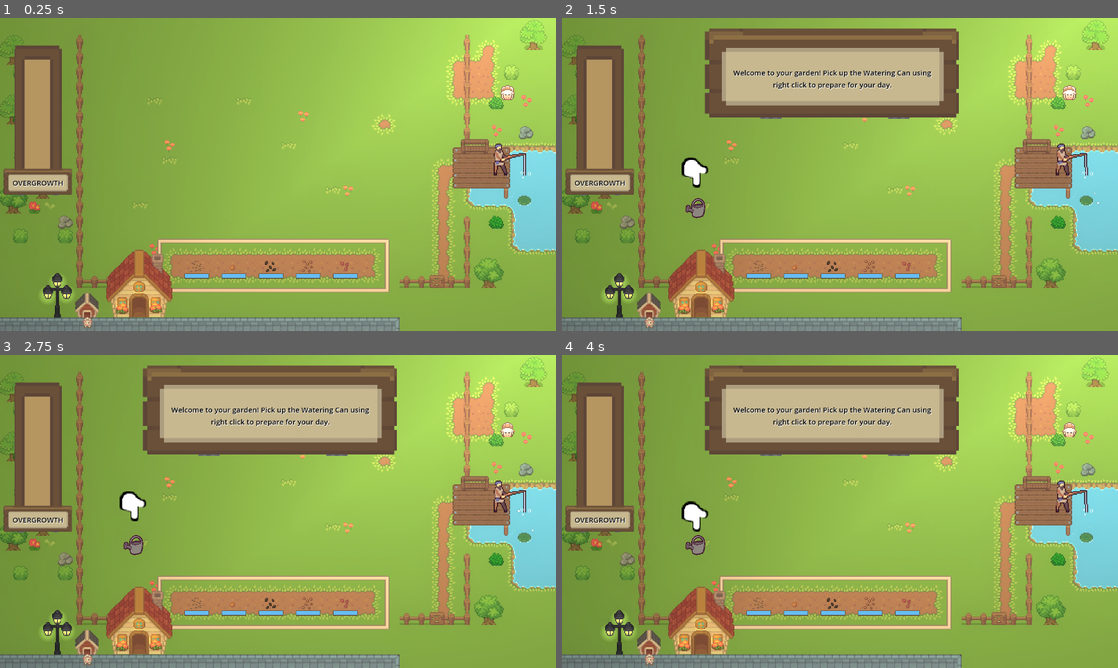
Above: before the commit, frames 1-4 (two rows, left to right).
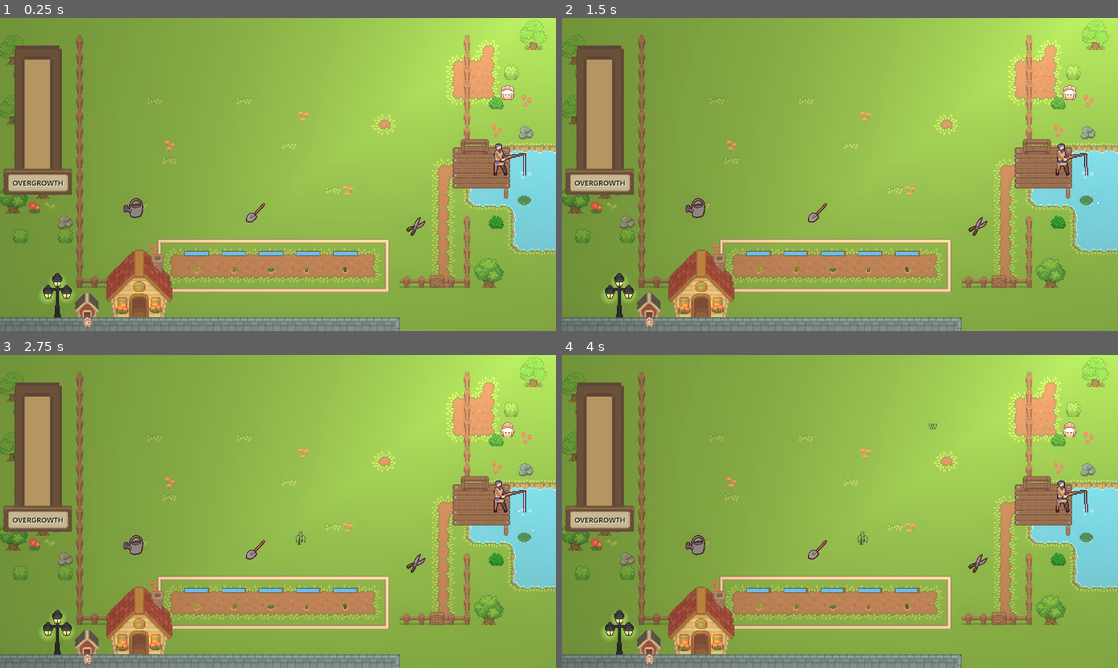
Above: after the commit, the same moments.

Repository: Piggward/GetOutOfMeGarden
Game: Godot game, scene res://scenes/main_scene_art.tscn
The game is run twice, just before and just after one commit, with the same random seed, the same clock (stepped at 60 frames per second) and the same inputs. Sound files missing from this copy of the repository are replaced by a short silence.
Inputs (mouse positions are in pixels of both pictures, inside the frame that each line leads up to):
- Up to frame 1 (0.25 s): no input
- Up to frame 2 (1.5 s): tap Enter at 0.5, 1.25 s; move the mouse to (962, 158) at 0.52 s; right-click (962, 158) at 0.6 s; click (962, 158) at 0.67 s; move the mouse to (695, 208) at 1.27 s; click (695, 208) at 1.35 s
- Up to frame 3 (2.75 s): tap Enter at 2 s; move the mouse to (333, 442) at 2.02 s; right-click (333, 442) at 2.1 s; click (333, 442) at 2.17 s
- Up to frame 4 (4 s): tap Enter at 2.75, 3.5 s; move the mouse to (812, 574) at 2.77 s; click (812, 574) at 2.85 s; move the mouse to (1006, 558) at 3.52 s; right-click (1006, 558) at 3.6 s; click (1006, 558) at 3.67 s

The runs differ from the first frame. In frame 1, 1.2% of the frame differs, in the area x 22-77%, y 57-84%; in frame 2, 14%; in frame 3, 14%; in frame 4, 14%, in the area x 21-77%, y 3-84%.

Commit message:
end screen

Diff:
--- /dev/null
+++ b/scenes/brown_explosion_particles.tscn
@@ -0,0 +1,24 @@
+[gd_scene load_steps=3 format=3 uid="uid://cduepc8sltbon"]
+
+[ext_resource type="Texture2D" uid="uid://bd0rpmwk1jwsx" path="res://assets/particles/dirt_01.png" id="1_6r2vo"]
+
+[sub_resource type="Curve" id="Curve_pw7gn"]
+_data = [Vector2(0.75, 0.988764), 0.0, 0.0, 0, 0, Vector2(1, 0), 0.0, 0.0, 0, 0]
+point_count = 2
+
+[node name="green_explosion" type="CPUParticles2D"]
+emitting = false
+amount = 11
+texture = ExtResource("1_6r2vo")
+one_shot = true
+explosiveness = 0.92
+direction = Vector2(0, -1)
+spread = 77.18
+gravity = Vector2(0, 100)
+initial_velocity_min = 50.51
+initial_velocity_max = 80.82
+angle_max = 360.0
+scale_amount_min = 0.03
+scale_amount_max = 0.03
+scale_amount_curve = SubResource("Curve_pw7gn")
+color = Color(0.638159, 0.337246, 0.0561614, 1)
--- a/scenes/flower.tscn
+++ b/scenes/flower.tscn
@@ -418,9 +418,9 @@
 [node name="ProgressBar" type="ProgressBar" parent="."]
 z_index = 4096
 offset_left = -12.0
-offset_top = 7.75
+offset_top = -16.0
 offset_right = 13.0
-offset_bottom = 11.75
+offset_bottom = -12.0
 theme_override_styles/fill = SubResource("StyleBoxFlat_rqhtc")
 value = 100.0
 show_percentage = false
--- a/scenes/main_scene_art.tscn
+++ b/scenes/main_scene_art.tscn
@@ -13,17 +13,18 @@
 [ext_resource type="PackedScene" uid="uid://chlpdbkakf0a6" path="res://scenes/bunny_manager.tscn" id="6_0jxs1"]
 [ext_resource type="PackedScene" uid="uid://uoo3t71yuptp" path="res://scenes/spawnable_area.tscn" id="7_smrwv"]
 [ext_resource type="PackedScene" uid="uid://cw7ektx7rvu53" path="res://scenes/player/player.tscn" id="8_smrwv"]
-[ext_resource type="Script" path="res://scripts/bunny_area.gd" id="9_ur6ie"]
+[ext_resource type="Script" uid="uid://djlg24lw62uno" path="res://scripts/bunny_area.gd" id="9_ur6ie"]
 [ext_resource type="Script" uid="uid://csgeq412as3l0" path="res://scenes/water.gd" id="10_ur6ie"]
-[ext_resource type="Script" path="res://scripts/canvas_layer.gd" id="16_01anq"]
+[ext_resource type="Script" uid="uid://d3wkbtn4suwqm" path="res://scripts/canvas_layer.gd" id="16_01anq"]
 [ext_resource type="PackedScene" uid="uid://dxq2cnuc4d5rs" path="res://scenes/overgrowth_bar.tscn" id="16_h3kef"]
 [ext_resource type="Texture2D" uid="uid://wa087bm7hq7i" path="res://assets/ui/UI.png" id="18_01anq"]
 [ext_resource type="Script" uid="uid://dwsrb5u1m7wgm" path="res://scenes/next_rect.gd" id="19_emd7q"]
 [ext_resource type="PackedScene" uid="uid://br87xu4ho1sjl" path="res://scenes/general_label.tscn" id="19_wau27"]
 [ext_resource type="PackedScene" uid="uid://c4tlk3cb5tojl" path="res://scenes/fish/fisherman.tscn" id="20_emd7q"]
 [ext_resource type="AudioStream" uid="uid://cd01m84c2yqng" path="res://sfx/garden start loop.wav" id="20_ta3j7"]
+[ext_resource type="Script" uid="uid://dix6doxtvg17q" path="res://scripts/game_over.gd" id="21_u0lk0"]
 [ext_resource type="AudioStream" uid="uid://vng0h5xhimxr" path="res://sfx/garden main loop.wav" id="22_4lhwe"]
-[ext_resource type="Script" path="res://scripts/tutorial_music.gd" id="23_4lhwe"]
+[ext_resource type="Script" uid="uid://blhafmrsrnxl3" path="res://scripts/tutorial_music.gd" id="23_4lhwe"]
 
 [sub_resource type="Animation" id="Animation_emd7q"]
 length = 0.001
@@ -307,6 +308,12 @@
 atlas = ExtResource("18_01anq")
 region = Rect2(127.644, 67.9062, 48.3854, 18.1991)
 
+[sub_resource type="StyleBoxFlat" id="StyleBoxFlat_ur6ie"]
+bg_color = Color(0.6, 0.6, 0.6, 0)
+
+[sub_resource type="StyleBoxFlat" id="StyleBoxFlat_u0lk0"]
+bg_color = Color(0.6, 0.6, 0.6, 0)
+
 [sub_resource type="AudioStreamInteractive" id="AudioStreamInteractive_eghg8"]
 clip_count = 3
 clip_0/name = &"Garden Start Loop"
@@ -327,9 +334,11 @@
 }
 
 [node name="Node2D2" type="Node2D"]
+process_mode = 1
 
 [node name="TutorialManager" type="Node" parent="."]
 script = ExtResource("1_h3kef")
+show_tutorial = false
 
 [node name="FirstWeedMarker" type="Marker2D" parent="TutorialManager"]
 position = Vector2(430, 185)
@@ -557,7 +566,7 @@
 occluder = SubResource("OccluderPolygon2D_ul6ws")
 
 [node name="CanvasLayer" type="CanvasLayer" parent="."]
-visible = false
+process_mode = 3
 script = ExtResource("16_01anq")
 
 [node name="OvergrowthBar" parent="CanvasLayer" instance=ExtResource("16_h3kef")]
@@ -607,12 +616,88 @@
 horizontal_alignment = 1
 vertical_alignment = 1
 
+[node name="GameOver" type="Control" parent="CanvasLayer"]
+visible = false
+layout_mode = 3
+anchors_preset = 15
+anchor_right = 1.0
+anchor_bottom = 1.0
+grow_horizontal = 2
+grow_vertical = 2
+mouse_filter = 1
+script = ExtResource("21_u0lk0")
+
+[node name="TextureRect" parent="CanvasLayer/GameOver" instance=ExtResource("19_wau27")]
+layout_mode = 1
+anchors_preset = -1
+anchor_left = 0.355
+anchor_top = 0.164
+anchor_right = 0.711
+anchor_bottom = 0.407
+offset_left = 0.039978
+offset_top = -0.272003
+offset_right = -267.072
+offset_bottom = -102.736
+scale = Vector2(2.86903, 2.86903)
+
+[node name="Label" parent="CanvasLayer/GameOver/TextureRect" index="0"]
+text = "You win!"
+
+[node name="Playagain" parent="CanvasLayer/GameOver" instance=ExtResource("19_wau27")]
+layout_mode = 1
+anchors_preset = -1
+anchor_left = 0.434
+anchor_top = 0.421
+anchor_right = 0.628
+anchor_bottom = 0.554
+offset_left = 0.0320129
+offset_top = 0.191986
+offset_right = -80.4561
+offset_bottom = -30.992
+scale = Vector2(1.55971, 1.55971)
+
+[node name="Label" parent="CanvasLayer/GameOver/Playagain" index="0"]
+text = "Play again"
+
+[node name="PlayAgainButton" type="Button" parent="CanvasLayer/GameOver/Playagain"]
+layout_mode = 1
+anchors_preset = 15
+anchor_right = 1.0
+anchor_bottom = 1.0
+grow_horizontal = 2
+grow_vertical = 2
+theme_override_styles/normal = SubResource("StyleBoxFlat_ur6ie")
+
+[node name="Exit" parent="CanvasLayer/GameOver" instance=ExtResource("19_wau27")]
+layout_mode = 1
+anchors_preset = -1
+anchor_left = 0.434
+anchor_top = 0.566
+anchor_right = 0.628
+anchor_bottom = 0.699
+offset_left = 0.0320129
+offset_top = 0.231964
+offset_right = -80.4561
+offset_bottom = -30.952
+scale = Vector2(1.55971, 1.55971)
+
+[node name="Label" parent="CanvasLayer/GameOver/Exit" index="0"]
+text = "Exit"
+
+[node name="ExitButton" type="Button" parent="CanvasLayer/GameOver/Exit"]
+layout_mode = 1
+anchors_preset = 15
+anchor_right = 1.0
+anchor_bottom = 1.0
+grow_horizontal = 2
+grow_vertical = 2
+theme_override_styles/normal = SubResource("StyleBoxFlat_u0lk0")
+
 [node name="Fisherman" parent="." instance=ExtResource("20_emd7q")]
 position = Vector2(596, 159)
 
 [node name="Music" type="AudioStreamPlayer" parent="."]
 stream = SubResource("AudioStreamInteractive_eghg8")
-autoplay = true
 script = ExtResource("23_4lhwe")
 
 [connection signal="area_exited" from="Boundries/ToolArea" to="Boundries/ToolArea" method="_on_area_exited"]
@@ -623,7 +708,12 @@
 [connection signal="gui_input" from="CanvasLayer/ToolTip/NextRect" to="CanvasLayer/ToolTip/NextRect" method="_on_gui_input"]
 [connection signal="mouse_entered" from="CanvasLayer/ToolTip/NextRect" to="CanvasLayer/ToolTip/NextRect" method="_on_mouse_entered"]
 [connection signal="mouse_exited" from="CanvasLayer/ToolTip/NextRect" to="CanvasLayer/ToolTip/NextRect" method="_on_mouse_exited"]
+[connection signal="button_down" from="CanvasLayer/GameOver/Playagain/PlayAgainButton" to="CanvasLayer/GameOver" method="_on_play_again_button_button_down"]
+[connection signal="button_down" from="CanvasLayer/GameOver/Exit/ExitButton" to="CanvasLayer/GameOver" method="_on_exit_button_button_down"]
 
 [editable path="GameManager"]
 [editable path="SpawnableArea"]
 [editable path="CanvasLayer/ToolTip"]
+[editable path="CanvasLayer/GameOver/TextureRect"]
+[editable path="CanvasLayer/GameOver/Playagain"]
+[editable path="CanvasLayer/GameOver/Exit"]
--- a/scripts/game_manager.gd
+++ b/scripts/game_manager.gd
@@ -64,7 +64,8 @@
 	return GameState.START
 
 func _on_start_next_wave_timer_timeout() -> void:
-	if current_state == GameState.WAVE_4: return
+	if current_state == GameState.WAVE_4:
+		Global.game_over.emit(true)
 	var next_state = next_wave()
 	print("[GameManager#_on_start_next_wave_timer_timeout] Update state from: [%s], to: [%s]" % [current_state, next_state])
 	current_state = next_state
@@ -111,6 +112,7 @@
 
 func _on_flower_bed_flowers_died() -> void:
 	print("YOU LOSE SCRUB XDP")
+	Global.game_over.emit(false)
 	pass # Replace with function body.
 
 
--- /dev/null
+++ b/scripts/game_over.gd
@@ -0,0 +1,29 @@
+extends Control
+
+@onready var game_over_label = $TextureRect/Label
+@onready var node_2d_2 = $"../.."
+
+func _ready():
+	#self.visible = false
+	Global.game_over.connect(on_game_over)
+
+func on_game_over(value):
+	if value:
+		game_over_label.text = "YOU WIN!"
+	else:
+		game_over_label.text = "GAME OVER!"
+
+	get_tree().paused = true
+	self.visible = true
+
+
+func _on_play_again_button_button_down():
+	Global.has_reloaded = true
+	Global.tutorial = false
+	get_tree().reload_current_scene()
+	pass # Replace with function body.
+
+
+func _on_exit_button_button_down():
+	get_tree().quit()
+	pass # Replace with function body.
--- a/scripts/global/global.gd
+++ b/scripts/global/global.gd
@@ -3,5 +3,7 @@
 signal has_picked_up(obj: ThrowableBody)
 signal has_interacted(are: InteractableArea)
 signal game_start
+signal game_over(won: bool)
 
+var has_reloaded: bool = false
 var tutorial: bool = true
--- a/scripts/over_growth_bar.gd
+++ b/scripts/over_growth_bar.gd
@@ -13,3 +13,5 @@
 	var amount_of_grass_or_roots = spawned_objects.get_children().size()-1
 	self.value = amount_of_grass_or_roots
 	self.value_changed.emit()
+	if value == max_value:
+		Global.game_over.emit(false)
--- a/scripts/root.gd
+++ b/scripts/root.gd
@@ -5,14 +5,12 @@
 var dead: bool = false
 const STUMP = preload("res://scenes/stump.tscn")
 @onready var animated_sprite_2d: AnimatedSprite2D = $root_art/AnimatedSprite2D
-const GREEN_EXPLOSION_PARTICLES = preload("res://scenes/green_explosion_particles.tscn")
+const BROWN_EXPLOSION_PARTICLES = preload("res://scenes/brown_explosion_particles.tscn")
 var spawn_sounds = [
 	preload("res://assets/audio/root_spawn_1.wav"),
 	preload("res://assets/audio/root_spawn_2.wav"),
 ]
-
 signal dug
-
 func _ready() -> void:
 	var audio = $AudioStreamPlayer2D
 	audio.stream = spawn_sounds[randi_range(0, spawn_sounds.size()-1)]
@@ -28,7 +26,7 @@
 		self.damage()
 
 func damage():
-	var expl = GREEN_EXPLOSION_PARTICLES.instantiate()
+	var expl = BROWN_EXPLOSION_PARTICLES.instantiate()
 	get_tree().root.add_child(expl)
 	expl.global_position = self.global_position
 	expl.emitting = true
--- a/scripts/tutorial_manager.gd
+++ b/scripts/tutorial_manager.gd
@@ -28,7 +28,7 @@
 @onready var music = $"../Music"
 
 func _ready():
-	if not show_tutorial:
+	if not show_tutorial or Global.has_reloaded:
 		await get_parent().ready
 		var s = SHOVEL.instantiate()
 		var ss = SCISSORS.instantiate()
@@ -41,6 +41,7 @@
 		tool_area.add_child(watering_can)
 		tutorial_finished()
 		return
+	music.play()
 	await get_tree().create_timer(1).timeout
 	music.get_stream_playback().switch_to_clip_by_name(&"Garden Main Loop")
 	watering_can = WATERING_CAN.instantiate()
Binary file added: assets/particles/dirt_01.png
Not shown, added: assets/particles/dirt_01.png.import
Not shown: 1 places in scenes/game_manager.tscn that only renumber resources
Not shown: 1 places in scenes/main_scene_art.tscn that only renumber resources
Not shown: 1 places in scenes/root.tscn that only renumber resources
Not shown: 1 places in scenes/tools/watering_can.tscn that only renumber resources
Not shown: 1 places in scenes/weed.tscn that only renumber resources
Not shown, added: scripts/game_over.gd.uid
